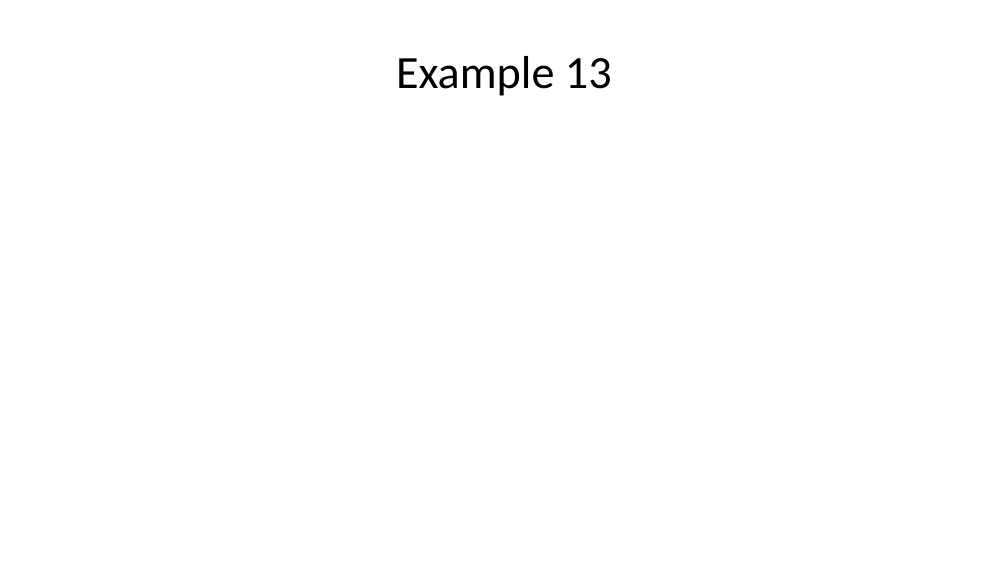
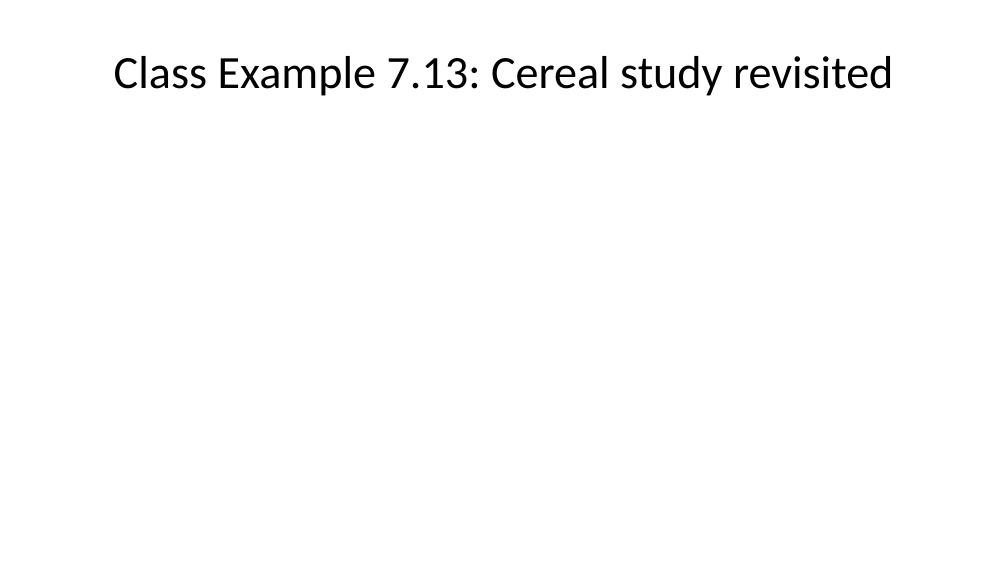
Before and after one commit to DataScienceUWL/DataScienceUWL.github.io, a slide deck: slide 27 of STAT145/resources-2027/randomization/slides.pptx (slide 25 before the commit). Drawn at 1008x567 pixels with LibreOffice and Linux fonts; fonts in the diff are those of the drawing. Boxes give left, top, right and bottom in pixels: in the first picture for what was removed or moved away, otherwise in the second. Text is boxed around its words. In the diff, an @@ line names an element or a change of style, - is before the commit and + after.

```diff
--- a/STAT145/resources-2027/randomization/slides.pptx
+++ b/STAT145/resources-2027/randomization/slides.pptx
@@ title at (114,56,893,96): text changed @@
-Example 13
+Class Example 7.13: Cereal study revisited
```
Also in this commit, not shown: 13 other slides changed, 3 slides added, 3 slides removed, 12 other files.
